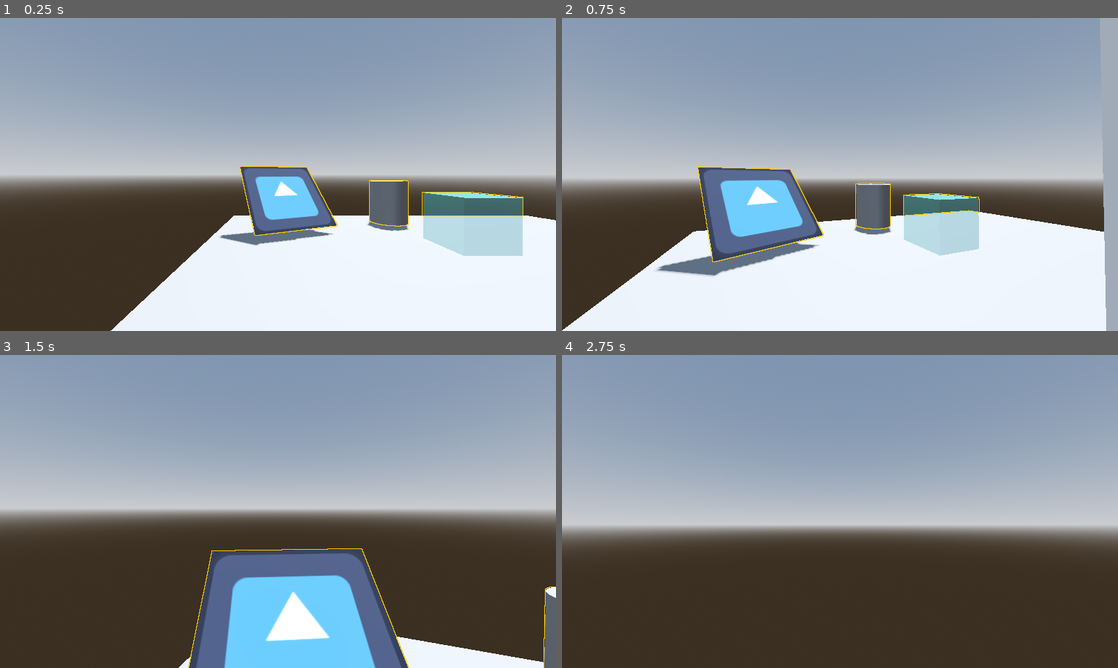
Above: before the commit, frames 1-4 (two rows, left to right).
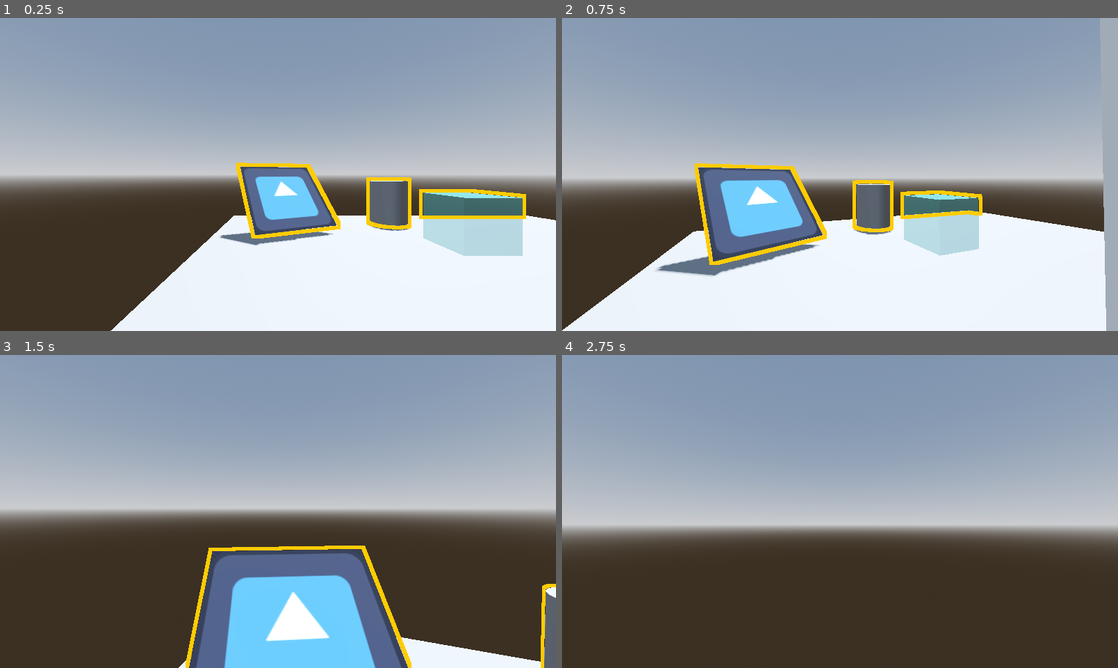
Above: after the commit, the same moments.

Repository: Davidps255/3D-Object-Outliner
Game: Godot game, scene res://scenes/outline_example.tscn
The game is run twice, just before and just after one commit, with the same random seed, the same clock (stepped at 60 frames per second) and the same inputs. The engine's default icon, where the game draws it, is replaced by a stand-in: a white triangle on a blue panel in a dark square.
Inputs (mouse positions are in pixels of both pictures, inside the frame that each line leads up to):
- Up to frame 1 (0.25 s): no input
- Up to frame 2 (0.75 s): tap Enter at 0.5 s; move the mouse to (867, 174) at 0.52 s; hold W (up) from 0.53 s (still down)
- Up to frame 3 (1.5 s): keep holding W (up); tap Space (jump) at 0.77 s; move the mouse to (250, 511) at 1.27 s
- Up to frame 4 (2.75 s): keep holding W (up); tap Space (jump) at 1.52 s; move the mouse to (851, 505) at 2.02 s

The runs differ from the first frame. In frame 1, 1.3% of the frame differs, in the area x 42-95%, y 46-71%; in frame 2, 1.3%, in the area x 23-76%, y 46-79%; in frame 3, 0.9%; in frame 4, nothing differs.

Commit message:
Minor optimizations

Diff:
--- a/outliner/scripts/camera_linker.gd
+++ b/outliner/scripts/camera_linker.gd
@@ -2,7 +2,9 @@
 
 @export var main_camera: Camera3D
 
+func _ready():
+	fov = main_camera.fov
+
 func _process(_delta):
 	if main_camera:
 		global_transform = main_camera.global_transform
-		fov = main_camera.fov
--- a/outliner/shaders/outline.gdshader
+++ b/outliner/shaders/outline.gdshader
@@ -2,22 +2,31 @@
 
 uniform vec4 outline_color : source_color = vec4(1.0, 0.8, 0.0, 1.0);
 uniform float outline_width : hint_range(0.0, 10.0) = 2.0;
-uniform float transparency_tolerance: hint_range(0.0, 1.0) = 0.1;
+uniform float transparency_tolerance : hint_range(0.0, 1.0) = 0.1;
+uniform bool fade = true;
 
 void fragment() {
-	COLOR = vec4(0.0);// Set color to transparent by default
-
-    if (texture(TEXTURE, UV).a < transparency_tolerance) { // If outside of the object
-        float max_alpha = 0.0;
+    if (texture(TEXTURE, UV).a > transparency_tolerance) { // Checks if pixel is not part of the object
+		COLOR = vec4(0.0); // Set color to transparent
+    } else {
+		float max_alpha = 0.0;
+		float min_dist = outline_width + 1.0;
+		float temp_alpha = 0.0;
+		float temp_x = 0.0;
+		float temp_y = 0.0;
         for (float x = -outline_width; x <= outline_width; x++) {
             for (float y = -outline_width; y <= outline_width; y++) {
                 vec2 offset = vec2(x, y) * TEXTURE_PIXEL_SIZE;
                 max_alpha = max(max_alpha, texture(TEXTURE, UV + offset).a);
+				min_dist = min(min_dist, sqrt(pow(x, 2) + pow(y, 2)));
             }
         }
 
         if (max_alpha > 0.0) { // If a neighboring pixel is part of the object, draw the outline
             COLOR = outline_color;
+			if (fade) {
+				COLOR.a = 1.0 - (min_dist - 1.0) / outline_width;
+			}
         }
-    }
+	}
 }
--- a/scenes/outline_example.tscn
+++ b/scenes/outline_example.tscn
@@ -47,8 +47,9 @@
 [sub_resource type="ShaderMaterial" id="ShaderMaterial_dg3wh"]
 shader = ExtResource("2_3lvrq")
 shader_parameter/outline_color = Color(1, 0.8, 0, 1)
-shader_parameter/outline_width = 2.0
+shader_parameter/outline_width = 10.0
 shader_parameter/transparency_tolerance = 0.10000000475
+shader_parameter/fade = true
 
 [sub_resource type="ViewportTexture" id="ViewportTexture_50gn5"]
 viewport_path = NodePath("OutlineLayer/OutlineViewport")
@@ -137,6 +138,7 @@
 size = Vector2i(1600, 900)
 
 [node name="OutlineCamera" type="Camera3D" parent="OutlineLayer/OutlineViewport" unique_id=669487966 node_paths=PackedStringArray("main_camera")]
+visible = false
 cull_mask = 1047554
 script = ExtResource("1_wnvcc")
 main_camera = NodePath("../../../CharacterBody3D/Head/Camera3D")
